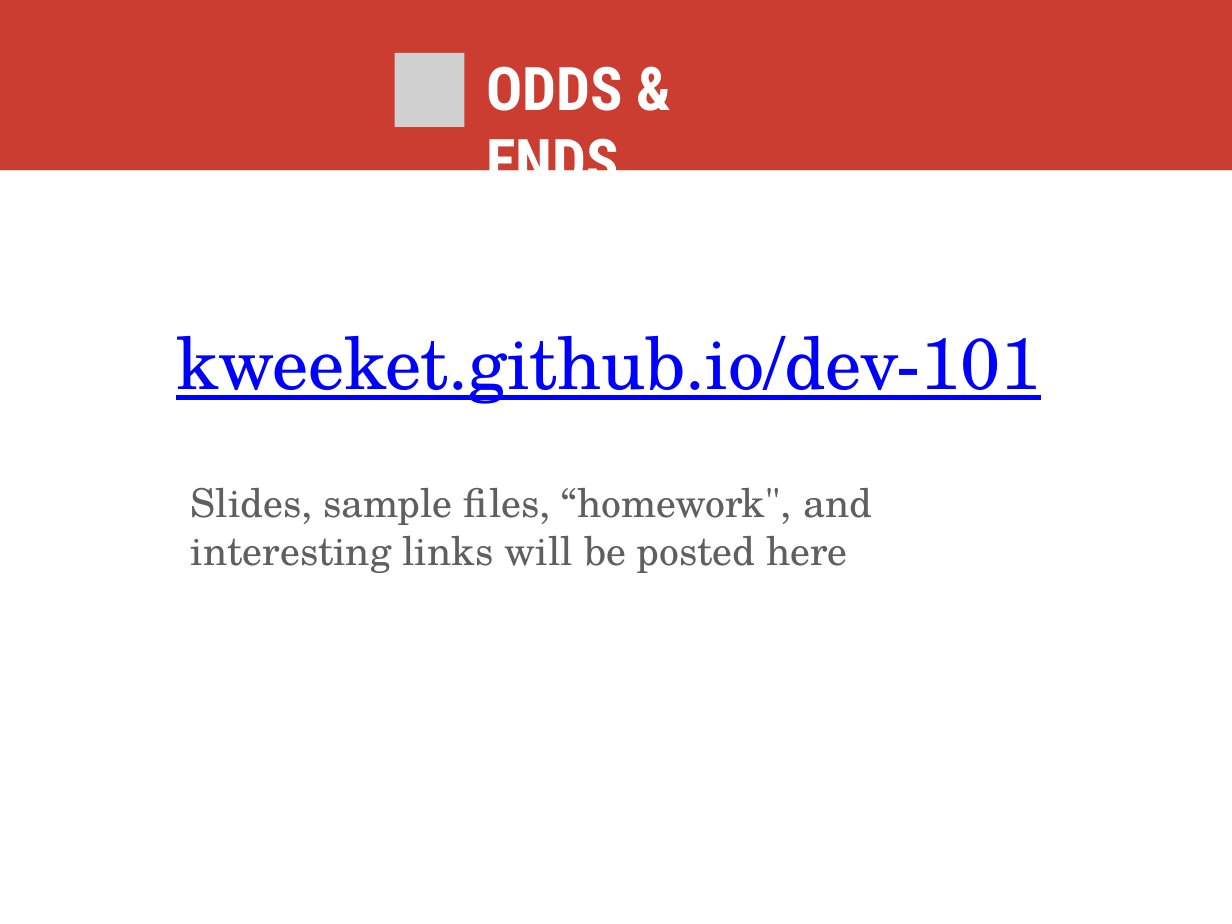
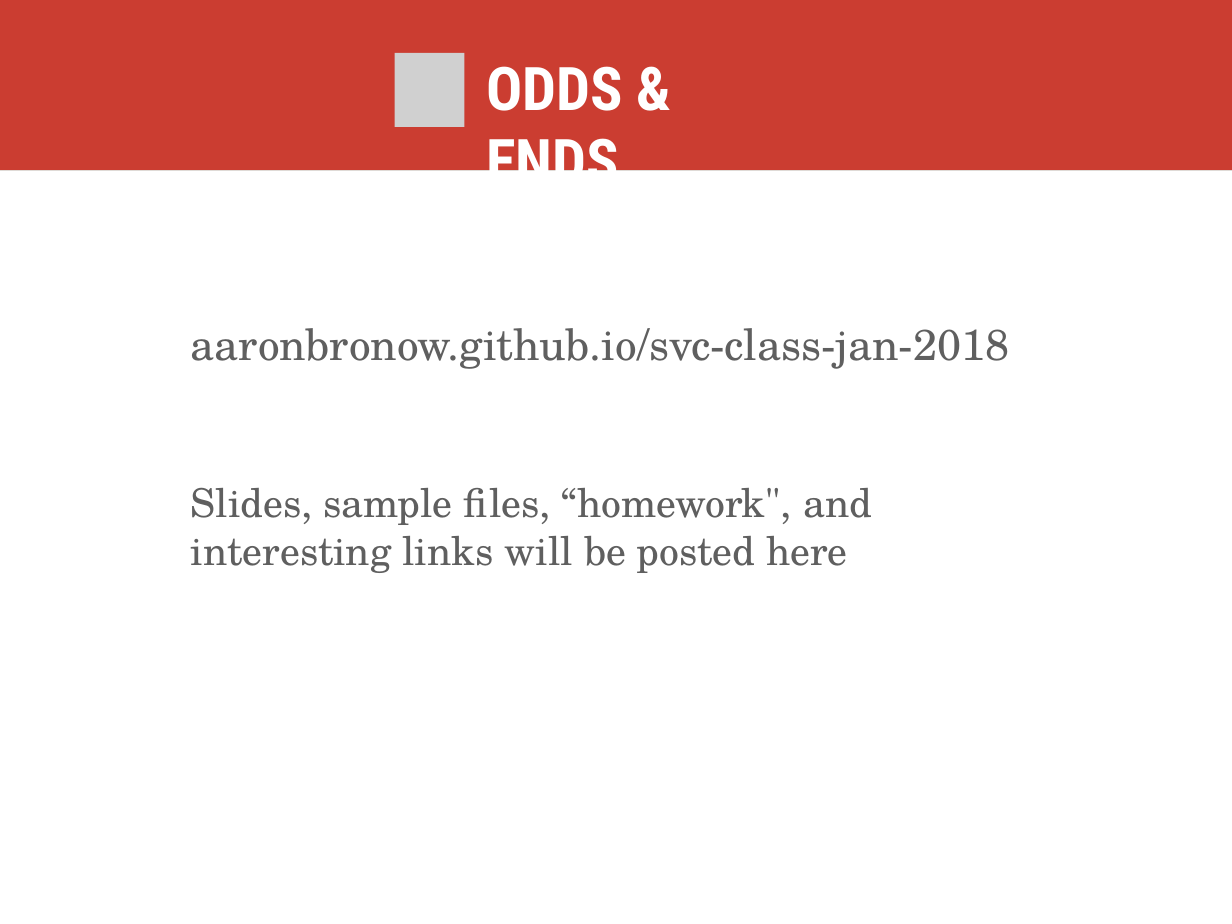
Before and after one commit to skornfeld/svc-class-jan-2018, a slide deck: slide 6 of slides/week-1.pptx. Drawn at 1232x924 pixels with LibreOffice and Linux fonts; fonts in the diff are those of the drawing; grey boxes stand for pictures. Boxes give left, top, right and bottom in pixels: in the first picture for what was removed or moved away, otherwise in the second. Text is boxed around its words. In the diff, an @@ line names an element or a change of style, - is before the commit and + after.

Commit message:
update github.io page

```diff
--- a/slides/week-1.pptx
+++ b/slides/week-1.pptx
@@ text at [191, 328, 1009, 369]: text changed; size 60 to 36 pt; text colour #0000FF to #5F5F5F @@
-kweeket.github.io/dev-101
+aaronbronow.github.io/svc-class-jan-2018
```
Also in this commit, not shown: 1 other slide changed.
